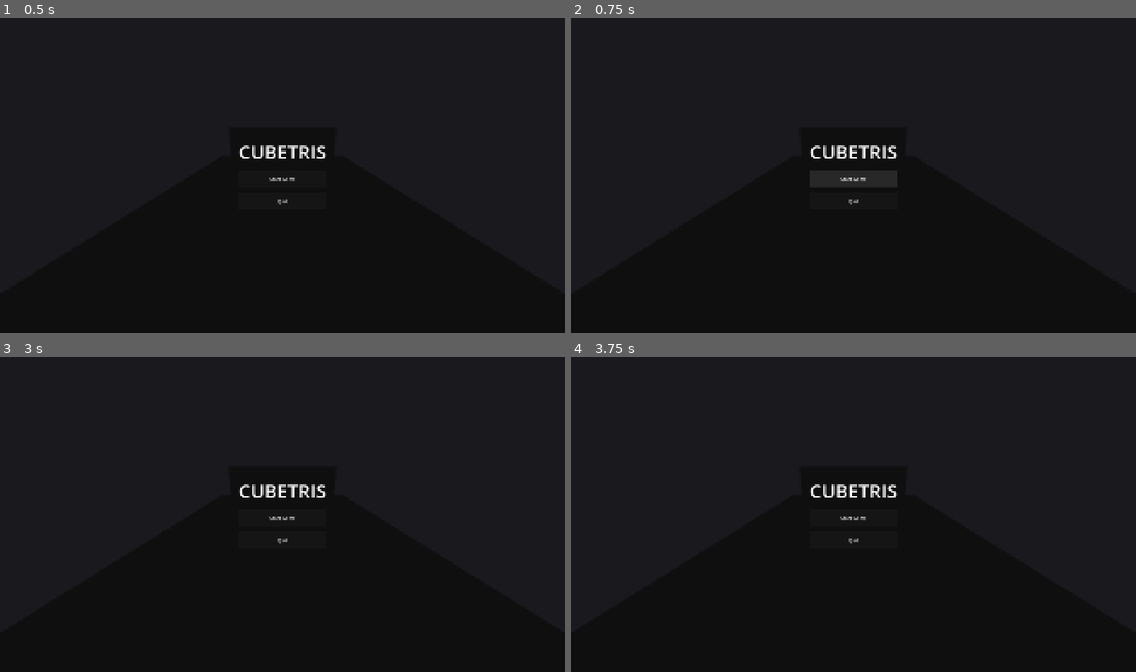
Above: before the commit, frames 1-4 (two rows, left to right).
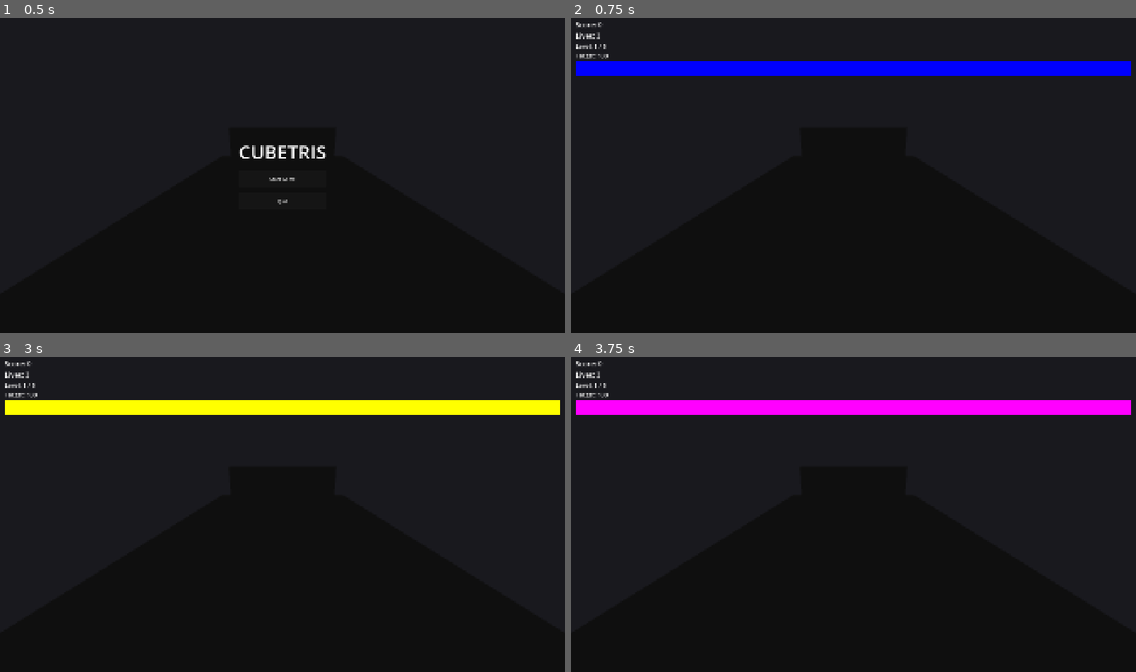
Above: after the commit, the same moments.

Repository: ddachkinov/Cubetris
Game: Godot game, scene res://Scenes/MainGame.tscn
Two runs of this game, one before a commit and one after it. Both use one fixed random seed, a clock stepped at 60 frames per second and the inputs below.
Inputs (mouse positions are in pixels of both pictures, inside the frame that each line leads up to):
- Up to frame 1 (0.5 s): no input
- Up to frame 2 (0.75 s): click "Start Game" at 0.5 s
- Up to frame 3 (3 s): click (282, 517) at 1.25 s, where only the run before the commit has a clickable "Start Game"; tap Enter at 2 s; move the mouse to (406, 498) at 2.02 s; hold D (move_right) 2.03-2.75 s; tap Space (launch) at 2.1 s; click (406, 498) at 2.17 s; tap R (restart) at 2.75 s; drag from (169, 530) to (254, 577) at 2.77 s
- Up to frame 4 (3.75 s): tap R (restart) at 3.5 s; move the mouse to (910, 442) at 3.52 s; hold D (move_right) from 3.53 s (still down); tap Space (launch) at 3.6 s

Frame 1 is identical in both runs. In frame 2, 6.0% of the frame differs, in the area x 0-100%, y 1-60%; in frame 3, 5.3%; in frame 4, 5.3%.

Commit message:
Fix: gameplay issues - menu hiding, controls, rail-based cube travel
Replace @export node refs with @onready in UIManager — hand-written
.tscn NodePath assignments for typed node exports are silently null
at runtime in Godot 4.6 (require binary metadata the editor writes).
@onready with $ paths resolves nodes directly from the scene tree,
guaranteed to work without Inspector wiring.

Also removed the now-redundant NodePath property assignments from
MainGame.tscn UIManager node block.

Diff:
--- a/Assets/Godot/Scenes/MainGame.tscn
+++ b/Assets/Godot/Scenes/MainGame.tscn
@@ -78,18 +78,6 @@
 [node name="UIManager" type="CanvasLayer" parent="."]
 layer = 1
 script = ExtResource("4_uiman")
-hud_panel = NodePath("HUDPanel")
-main_menu_panel = NodePath("MainMenuPanel")
-pause_menu_panel = NodePath("PauseMenuPanel")
-game_over_panel = NodePath("GameOverPanel")
-level_complete_panel = NodePath("LevelCompletePanel")
-score_label = NodePath("HUDPanel/MarginContainer/VBoxContainer/ScoreLabel")
-lives_label = NodePath("HUDPanel/MarginContainer/VBoxContainer/LivesLabel")
-level_label = NodePath("HUDPanel/MarginContainer/VBoxContainer/LevelLabel")
-target_label = NodePath("HUDPanel/MarginContainer/VBoxContainer/TargetLabel")
-next_cube_preview = NodePath("HUDPanel/MarginContainer/VBoxContainer/NextCubePreview")
-final_score_label = NodePath("GameOverPanel/CenterContainer/VBoxContainer/FinalScoreLabel")
-level_complete_score_label = NodePath("LevelCompletePanel/CenterContainer/VBoxContainer/LevelCompleteScoreLabel")
 
 ; ── HUD panel (shown during gameplay) ────────────────────────────────────────
 [node name="HUDPanel" type="Panel" parent="UIManager"]
--- a/Assets/Godot/Scripts/UI/UIManager.gd
+++ b/Assets/Godot/Scripts/UI/UIManager.gd
@@ -1,31 +1,31 @@
 extends CanvasLayer
 
-## UIManager — attached to a CanvasLayer node in the main scene.
-## Manages HUD, menus and state-driven panel visibility.
+## UIManager — attached to the UIManager CanvasLayer in MainGame.tscn.
+## Uses @onready to find child nodes directly — no Inspector wiring needed.
 
 # ---------------------------------------------------------------------------
-# Panel references — assign in the Inspector
+# Panel references — resolved from child hierarchy at runtime
 # ---------------------------------------------------------------------------
-@export var hud_panel:            Control
-@export var main_menu_panel:      Control
-@export var pause_menu_panel:     Control
-@export var game_over_panel:      Control
-@export var level_complete_panel: Control
+@onready var hud_panel:            Control = $HUDPanel
+@onready var main_menu_panel:      Control = $MainMenuPanel
+@onready var pause_menu_panel:     Control = $PauseMenuPanel
+@onready var game_over_panel:      Control = $GameOverPanel
+@onready var level_complete_panel: Control = $LevelCompletePanel
 
 # ---------------------------------------------------------------------------
 # HUD elements
 # ---------------------------------------------------------------------------
-@export var score_label:       Label
-@export var lives_label:       Label
-@export var level_label:       Label
-@export var target_label:      Label
-@export var next_cube_preview: ColorRect   ## Tinted to show upcoming cube color
+@onready var score_label:       Label    = $HUDPanel/MarginContainer/VBoxContainer/ScoreLabel
+@onready var lives_label:       Label    = $HUDPanel/MarginContainer/VBoxContainer/LivesLabel
+@onready var level_label:       Label    = $HUDPanel/MarginContainer/VBoxContainer/LevelLabel
+@onready var target_label:      Label    = $HUDPanel/MarginContainer/VBoxContainer/TargetLabel
+@onready var next_cube_preview: ColorRect = $HUDPanel/MarginContainer/VBoxContainer/NextCubePreview
 
 # ---------------------------------------------------------------------------
-# Result screen elements
+# Result-screen elements
 # ---------------------------------------------------------------------------
-@export var final_score_label:         Label
-@export var level_complete_score_label: Label
+@onready var final_score_label:         Label = $GameOverPanel/CenterContainer/VBoxContainer/FinalScoreLabel
+@onready var level_complete_score_label: Label = $LevelCompletePanel/CenterContainer/VBoxContainer/LevelCompleteScoreLabel
 
 # ---------------------------------------------------------------------------
 # Built-ins
@@ -47,8 +47,6 @@
 
 
 func _exit_tree() -> void:
-	# Signals are auto-disconnected by Godot when node is freed,
-	# but explicit cleanup avoids edge cases with Autoloads.
 	if GameManager.score_changed.is_connected(_on_score_changed):
 		GameManager.score_changed.disconnect(_on_score_changed)
 	if GameManager.lives_changed.is_connected(_on_lives_changed):
@@ -127,9 +125,9 @@
 	_set_panel(level_complete_panel, false)
 
 
-func show_pause_menu(visible: bool) -> void:
-	_set_panel(pause_menu_panel, visible)
-	_set_panel(hud_panel,        not visible)
+func show_pause_menu(is_visible: bool) -> void:
+	_set_panel(pause_menu_panel, is_visible)
+	_set_panel(hud_panel,        not is_visible)
 
 
 func show_game_over(score: int) -> void:
@@ -141,18 +139,18 @@
 
 func show_level_complete(score: int) -> void:
 	_set_panel(level_complete_panel, true)
-	_set_panel(hud_panel,           false)
+	_set_panel(hud_panel,            false)
 	if level_complete_score_label:
 		level_complete_score_label.text = "Score: %d" % score
 
 
-func _set_panel(panel: Control, visible: bool) -> void:
+func _set_panel(panel: Control, is_visible: bool) -> void:
 	if panel:
-		panel.visible = visible
+		panel.visible = is_visible
 
 
 # ---------------------------------------------------------------------------
-# Button callbacks — wire up in the Godot Inspector (Node → Signals)
+# Button callbacks — connected via [connection] entries in MainGame.tscn
 # ---------------------------------------------------------------------------
 func on_start_game_pressed()  -> void: GameManager.start_game()
 func on_resume_pressed()      -> void: GameManager.toggle_pause()
